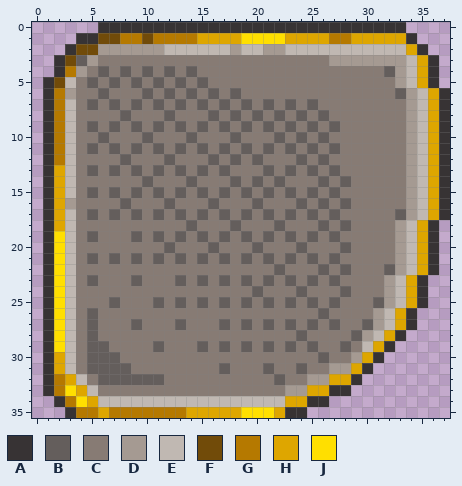
Pixel-art sprite -- tab/stone_bottom_right_selected.png. The first picture shows the starting point.
The file is 38x36 pixels. Colours within 5 levels of each other are drawn and written as one.
Palette (. is transparent): A #373334  B #645e5c  C #877b74  D #a59a92  E #c0b8b2  F #714b09  G #b57900  H #dea600  J #ffdf00
Pixels before, first column x 1:
 0 .....AAAAAAAAAAAAAAAAAAAAAAAAAAAA....
 1 ...AAFFGGFGGGGHHHHJJJJHHHHGGHHHHHA...
 2 ..AFFDDDDDDEEEEEEDEEDDEEEEEEEEEEEHA..
 3 .AFBDCCCCCCCCCCCCCCCCCCCCCDDDDDDDEHA.
 4 .AGDCBCBCBCBCBCCCCCCCCCCCCCCCCCBDEHA.
 5 AFECBCBCBCBCBCBCCCCCCCCCCCCCCCCCDEHA.
 6 AGDCCBCCCBCBCBCBCBCCCCCCCCCCCCCCBDEHA
 7 AGECBCBCBCBCBCBCBCBCBCBCBCCCCCCCCDEHA
 8 AGECCCCBCCCBCCCBCBCBCBCBCBCCCCCCCDEHA
 9 AGECBCBCBCBCBCBCBCBCBCBCBCBCCCCCCDEHA
10 AGECCBCCCBCCCBCCCBCCCBCBCBCCCCCCCDEHA
11 AGECBCBCBCBCBCBCBCBCBCBCBCBCCCCCCDEHA
12 AGECCCCBCCCBCCCBCBCBCCCBCBCCCCCCCDEHA
13 AHECBCBCBCBCBCBCBCCCBCBCBCBCCCCCCDEHA
14 AHECCCCCCBCCCBCCCBCBCBCCCBCBCCCCCDEHA
15 AHECBCBCBCBCBCBCBCBCBCBCBCBCCCCCCDEHA
16 AHDCCCCBCCCBCCCBCCCBCCCBCBCBCCCCCDEHA
17 AHECBCBCBCBCBCBCBCBCBCBCBCBCCCCCBDEHA
18 AHECCCCCCCCCCBCCCBCCCBCCCBCBCCCCDEHA.
19 AJECBCCCBCBCBCBCBCBCBCBCBCBCCCCCDEHA.
20 AJECCCCCCCCBCCCBCCCBCCCBCCCBCCCCDEHA.
21 AJECBCBCBCBCBCBCBCBCBCBCBCBCCCCCDEHA.
22 AJECCCCCCCCCCCCCCCCCCBCCCBCBCCCBDEHA.
23 AJECBCCCBCCCBCBCBCBCBCBCBCBCCCCDEHA..
24 AJECCCCCCCCCCCCCCCCBCCCBCCCBCCCDEHA..
25 AJECCCBCCCBCBCBCBCBCBCBCBCBCCCBDEHA..
26 AJECBCCCCCCCCCCCCCCCCCCCCBCCCCDEHA...
27 AJECBCCCBCCCBCCCBCBCBCBCBCBCCBDEHA...
28 AJECBCCCCCCCCCCCCCCCCCCBCCCCBDEHA....
29 AJECBBCCCCBCCCBCBCBCBCBCBCCBCEHA.....
30 AHECBBBCCCCCCCCCCCCCCCCCCBCCDHA......
31 AHECBBBBCCCCCCCCBCCCBCCBCCDDHA.......
32 AGHECBBBBBBCCCCCCCCCCBCCDDHHA........
33 AGJHECCCCCCCCCCCCCCCCCDDHHAA.........
34 .AGJHEEEEEEEEEEEEEEEEEHHAA...........
35 ..AGGHGGGGGGGHHHHHJJJHAA.............
Once edited:
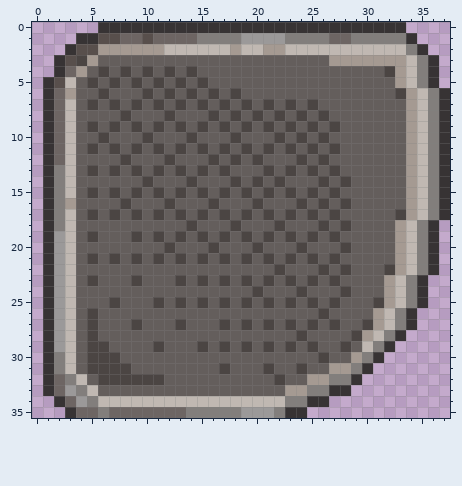
Edits made:
colour B: #645e5c -> #4b4543
colour C: #877b74 -> #645e5c
colour F: #714b09 -> #584f4c
colour G: #b57900 -> #6d6563
colour H: #dea600 -> #827e7c
colour J: #ffdf00 -> #9b9999
Pixel boxes of the changes (left, top, right, bottom) in both pictures:
changed: (54, 33, 439, 418)
